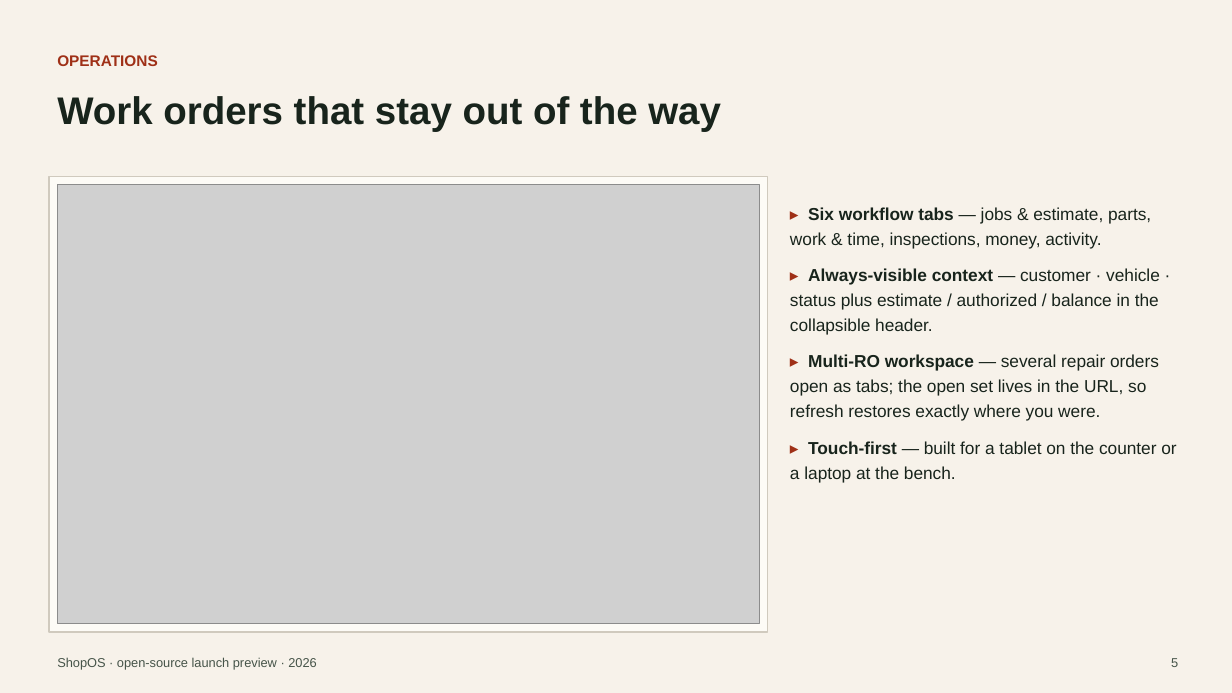
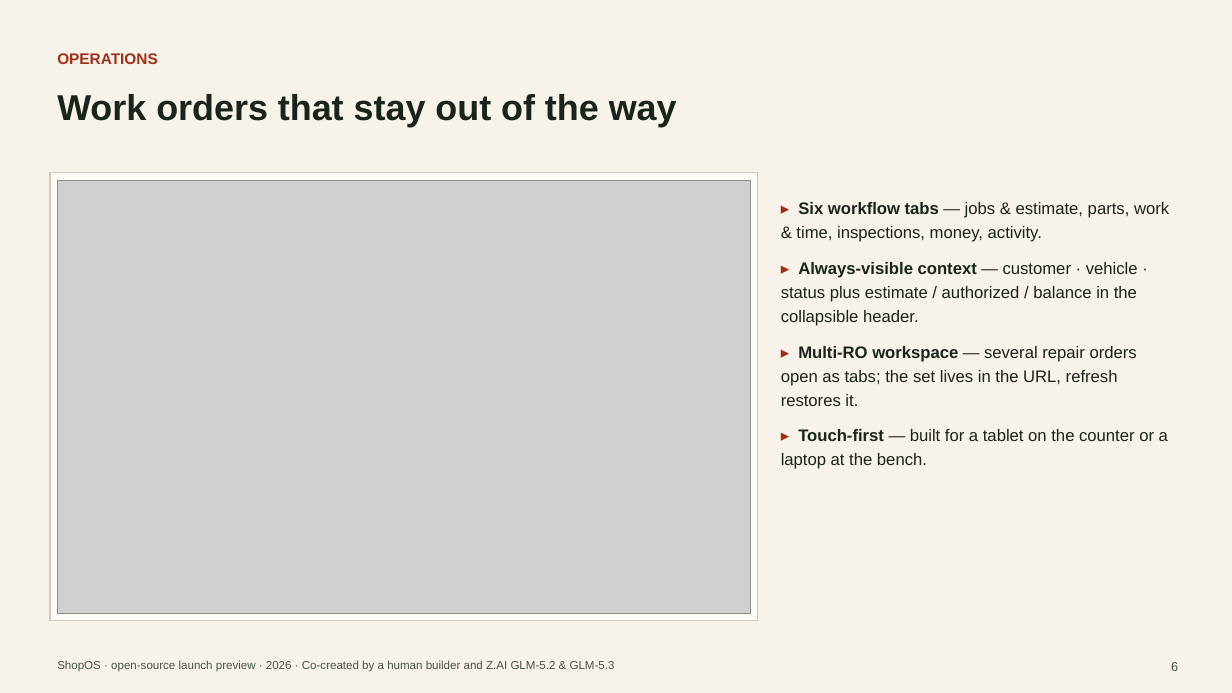
Before and after one commit to JayQuattro/ShopOS, a slide deck: slide 6 of docs/ShopOS-launch-deck.pptx (slide 5 before the commit). Drawn at 1232x693 pixels with LibreOffice and Linux fonts; fonts in the diff are those of the drawing; grey boxes stand for pictures. Boxes give left, top, right and bottom in pixels: in the first picture for what was removed or moved away, otherwise in the second. Text is boxed around its words. In the diff, an @@ line names an element or a change of style, - is before the commit and + after.

Commit message:
Expand launch deck to full 22-slide walkthrough
Covers the whole docs set: vision, features (lifecycle, estimating,
authorization, DVI, parts, billing, international, beyond-the-bay),
platform and architecture (27 modules, 18 ADRs), connectors, a themes
slide rendered from the real warm/light/dark/dusk OKLCH tokens with the
customization surface and roadmap, near-term and big-bet roadmap slides,
deployment, quickstart, and the feedback ask. Adds co-creation
attribution (human + Z.AI GLM-5.2 & 5.3) to the title, footers, and
closing slide.

```diff
--- a/docs/ShopOS-launch-deck.pptx
+++ b/docs/ShopOS-launch-deck.pptx
@@ text "Work orders that stay out ..." at (57, 94, 677, 126): size 30 to 28 pt @@
@@ rectangle: place and size @@
-rectangle at (49, 177, 768, 632)
+rectangle at (50, 173, 758, 621)
@@ picture: place and size @@
-picture at (57, 185, 760, 624)
+picture at (57, 180, 750, 614)
@@ text at (781, 202, 1169, 469): size 13.5 to 13 pt in "▸ Six workflow tabs — jobs & ...", "▸ Always-visible context — customer · vehicle ...", "▸ Touch-first — built for a tablet ..." @@
@@ text "▸ Six workflow tabs — ...": place and size @@
-text "▸ Six workflow tabs — ..." at (790, 207, 1176, 482)
+text "▸ Six workflow tabs — ..." at (781, 202, 1169, 469)
@@ text at (781, 346, 1137, 406): text changed; size 13.5 to 13 pt @@
-▸ Multi-RO workspace — several repair orders open as tabs; the open set lives in the URL, so refresh restores exactly where you were.
+▸ Multi-RO workspace — several repair orders open as tabs; the set lives in the URL, refresh restores it.
@@ text at (57, 660, 615, 672): text changed; size 10 to 9 pt @@
-ShopOS · open-source launch preview · 2026
+ShopOS · open-source launch preview · 2026 · Co-created by a human builder and Z.AI GLM-5.2 & GLM-5.3
@@ text at (1171, 662, 1178, 671): text changed @@
-5
+6
```
Also in this commit, not shown: 10 other slides changed, 11 slides added, 1 slide removed.
